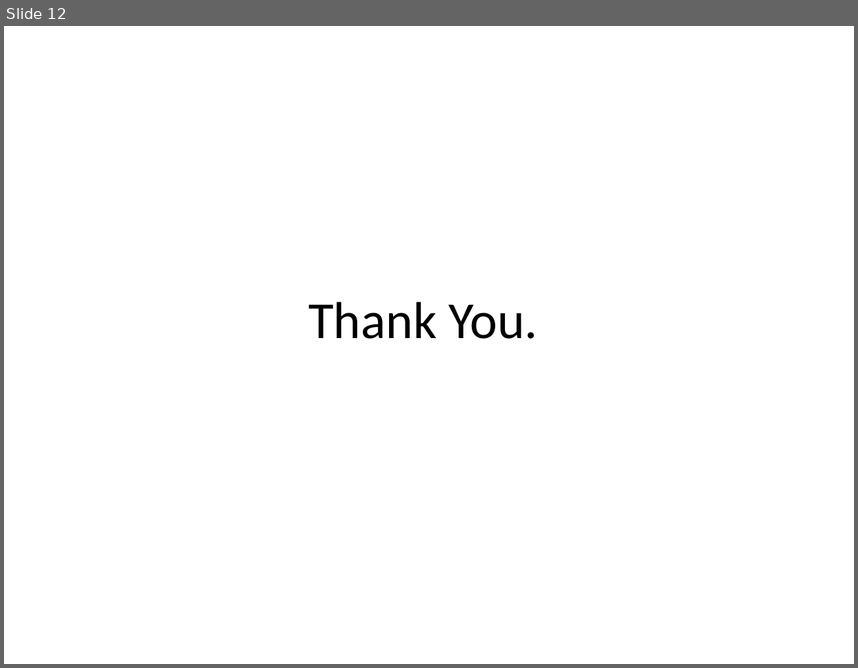
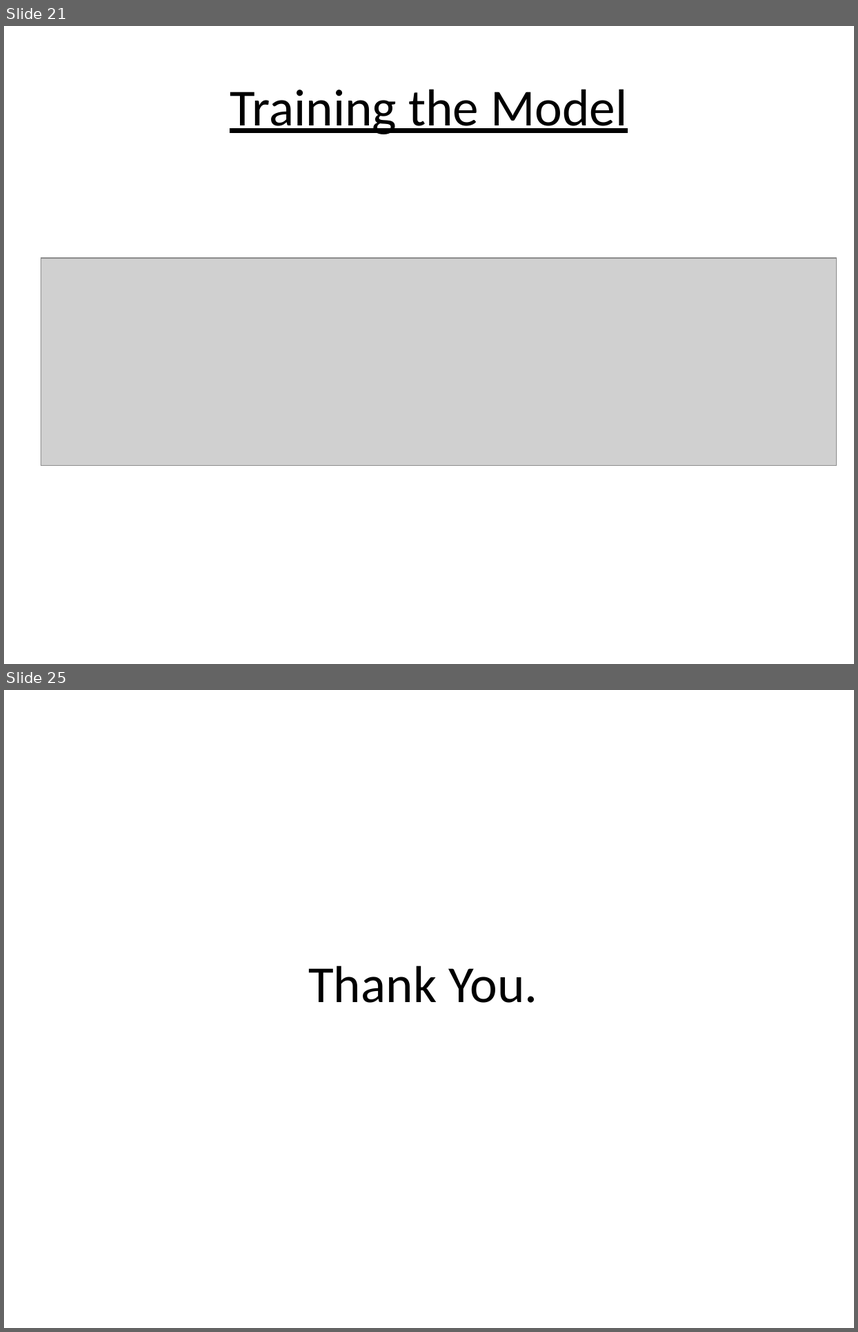
Before and after one commit to abhilashsaj/Simple-Recurrent-Neural-Network-with-Keras, a slide deck: Recurrent Neural Networks.pptx. Shown one above the other, each under a label of ours: slide 12 before the commit, slides 21 and 25 after it; the slides between them are not shown. The pictures are 858x668 and 858x1332 pixels, drawn with LibreOffice and Linux fonts; fonts in the diff are those of the drawing; grey boxes stand for pictures. Boxes give left, top, right and bottom in pixels: in the first picture for what was removed or moved away, otherwise in the second. Text is boxed around its words. In the diff, an @@ line names an element or a change of style, - is before the commit and + after.

```diff
--- a/Recurrent Neural Networks.pptx
+++ b/Recurrent Neural Networks.pptx
@@ slide 21 added at bbox=[4, 26, 854, 664], background #FFFFFF @@
@@ title added at bbox=[230, 89, 627, 134], 44 pt, text #000000, underline @@
+Training the Model
@@ picture added at bbox=[41, 258, 836, 466] @@
@@ what was slide 12 is now slide 25 @@
```
Also in this commit, not shown: 8 slides changed, 12 other slides added, 1 other file.
